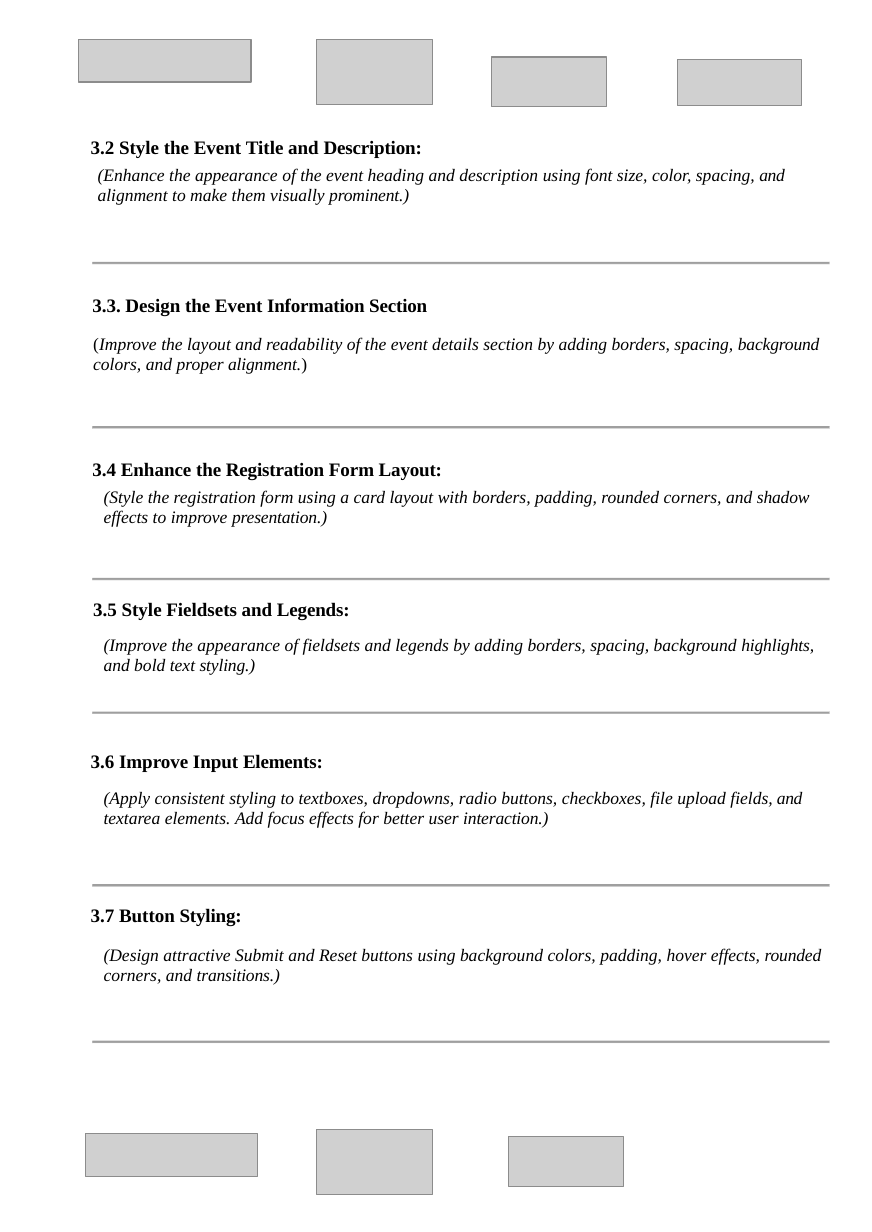
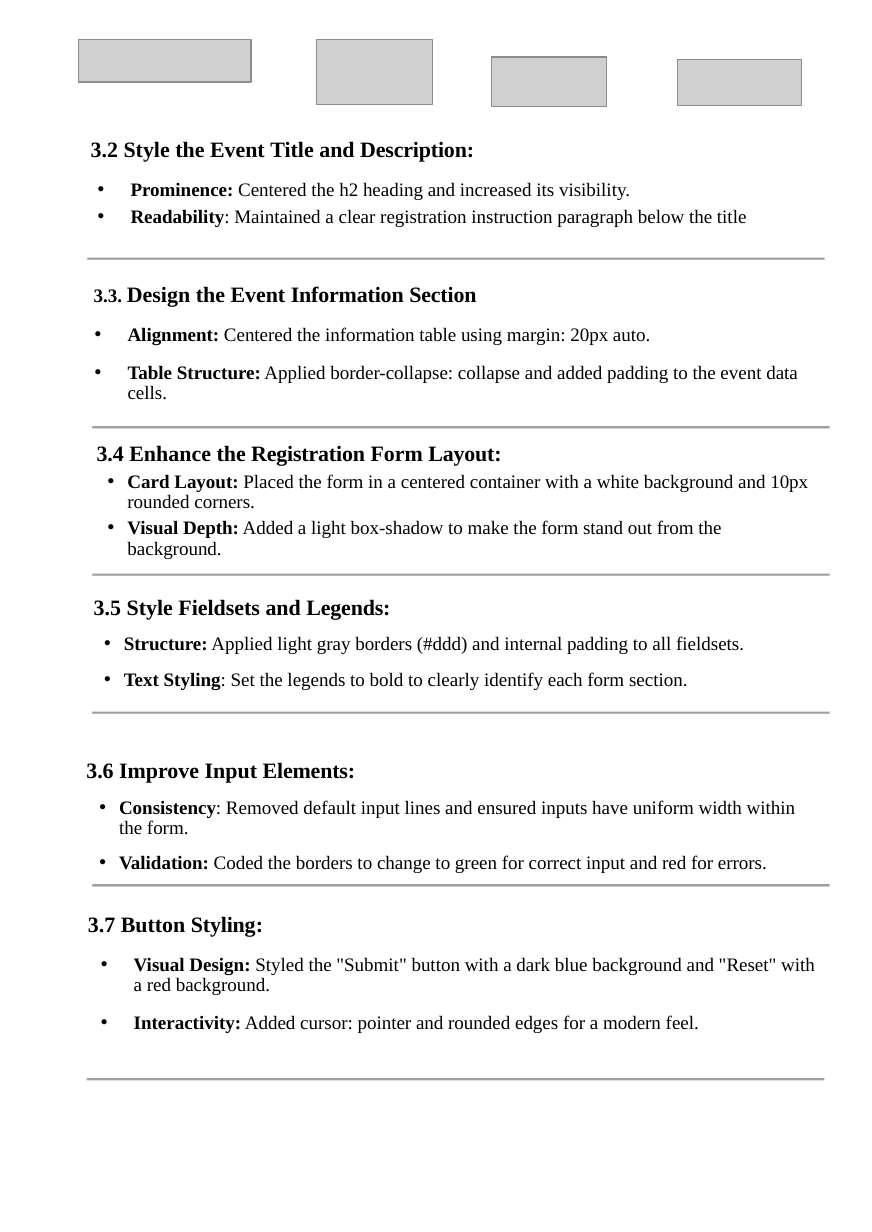
Before and after one commit to mr-heain/event-registration, a slide deck: slide 2 of ppt/FE Assignment template- 2.pptx. Drawn at 872x1232 pixels with LibreOffice and Linux fonts; fonts in the diff are those of the drawing; grey boxes stand for pictures. Boxes give left, top, right and bottom in pixels: in the first picture for what was removed or moved away, otherwise in the second. Text is boxed around its words. In the diff, an @@ line names an element or a change of style, - is before the commit and + after.

```diff
--- a/ppt/FE Assignment template- 2.pptx
+++ b/ppt/FE Assignment template- 2.pptx
@@ text at (91,141,474,162): size 13 to 15 pt in "3.2 Style the Event Title and Description:" @@
@@ text at (131,182,747,227): text changed; size 12 to 13 pt; italic off @@
-(Enhance the appearance of the event heading and description using font size, color, spacing, and alignment to make them visually prominent.)
+• Prominence: Centered the h2 heading and increased its visibility.
+• Readability: Maintained a clear registration instruction paragraph below the title
@@ 6 freeform shapes: place and size @@
-6 freeform shapes at (93,262,830,264)
+6 freeform shapes at (87,258,825,260)
@@ text "3.3. Design the Event Information ...": place and size @@
-text "3.3. Design the Event Information ..." at (92,298,820,374)
+text "3.3. Design the Event Information ..." at (94,286,798,400)
@@ text at (94,286,476,307): size 13 to 15 pt in "Design the Event Information Section" @@
@@ text at (128,327,798,400): text changed; size 12 to 13 pt; italic off @@
-(Improve the layout and readability of the event details section by adding borders, spacing, background colors, and proper alignment.)
+• Alignment: Centered the information table using margin: 20px auto.
+• Table Structure: Applied border-collapse: collapse and added padding to the event data cells.
@@ text "3.4 Enhance the Registration Form ...": place and size @@
-text "3.4 Enhance the Registration Form ..." at (92,462,810,527)
+text "3.4 Enhance the Registration Form ..." at (97,445,808,559)
@@ text at (97,445,501,466): size 13 to 15 pt in "3.4 Enhance the Registration Form Layout:" @@
@@ text at (127,474,808,559): text changed; size 12 to 13 pt; italic off @@
-(Style the registration form using a card layout with borders, padding, rounded corners, and shadow effects to improve presentation.)
+• Card Layout: Placed the form in a centered container with a white background and 10px rounded corners.
+• Visual Depth: Added a light box-shadow to make the form stand out from the background.
@@ text at (94,599,390,620): size 13 to 15 pt in "3.5 Style Fieldsets and Legends:" @@
@@ 6 freeform shapes: place and size @@
-6 freeform shapes at (93,578,830,580)
+6 freeform shapes at (93,574,830,576)
@@ text at (124,636,744,690): text changed; size 12 to 13 pt; italic off @@
-(Improve the appearance of fieldsets and legends by adding borders, spacing, background highlights, and bold text styling.)
+• Structure: Applied light gray borders (#ddd) and internal padding to all fieldsets.
+• Text Styling: Set the legends to bold to clearly identify each form section.
@@ text at (86,762,355,783): size 13 to 15 pt in "3.6 Improve Input Elements:" @@
@@ text at (119,800,796,873): text changed; size 12 to 13 pt; italic off @@
-(Apply consistent styling to textboxes, dropdowns, radio buttons, checkboxes, file upload fields, and textarea elements. Add focus effects for better user interaction.)
+• Consistency: Removed default input lines and ensured inputs have uniform width within the form.
+• Validation: Coded the borders to change to green for correct input and red for errors.
@@ text "3.7 Button Styling:": place and size @@
-text "3.7 Button Styling:" at (91,908,822,985)
+text "3.7 Button Styling:" at (88,916,815,1033)
@@ text at (88,916,263,937): size 13 to 15 pt in "3.7 Button Styling:" @@
@@ text at (134,957,815,1033): text changed; size 12 to 13 pt; italic off @@
-(Design attractive Submit and Reset buttons using background colors, padding, hover effects, rounded corners, and transitions.)
+• Visual Design: Styled the "Submit" button with a dark blue background and "Reset" with a red background.
+• Interactivity: Added cursor: pointer and rounded edges for a modern feel.
@@ 4 freeform shapes: place and size @@
-4 freeform shapes at (93,1041,830,1044)
+4 freeform shapes at (87,1078,825,1082)
@@ freeform shape: place and size @@
-freeform shape at (93,1043,93,1043)
+freeform shape at (87,1081,87,1081)
@@ freeform shape: place and size @@
-freeform shape at (93,1043,830,1043)
+freeform shape at (87,1081,825,1081)
@@ picture removed at (85,1134,258,1176) @@
@@ picture removed at (317,1129,433,1194) @@
@@ picture removed at (509,1137,623,1187) @@
```
Also in this commit, not shown: 2 other slides changed.
